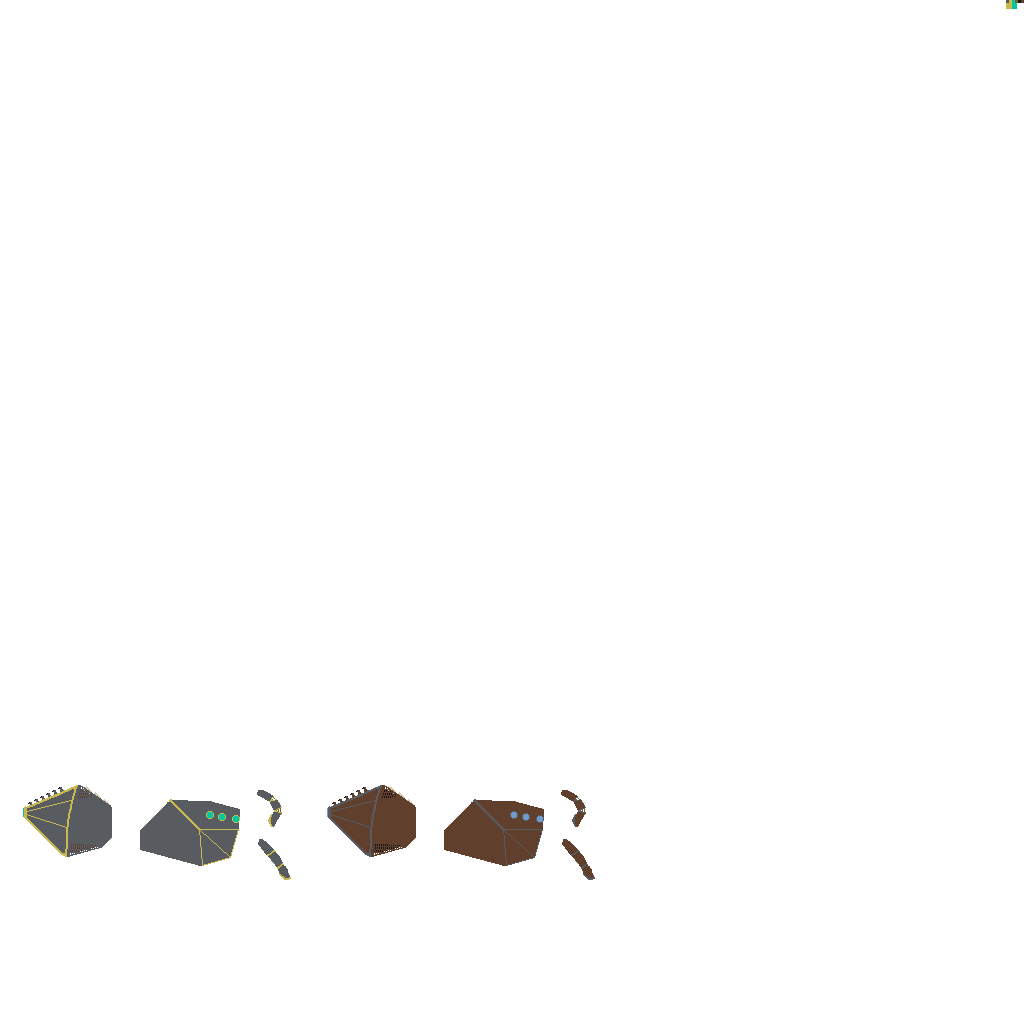
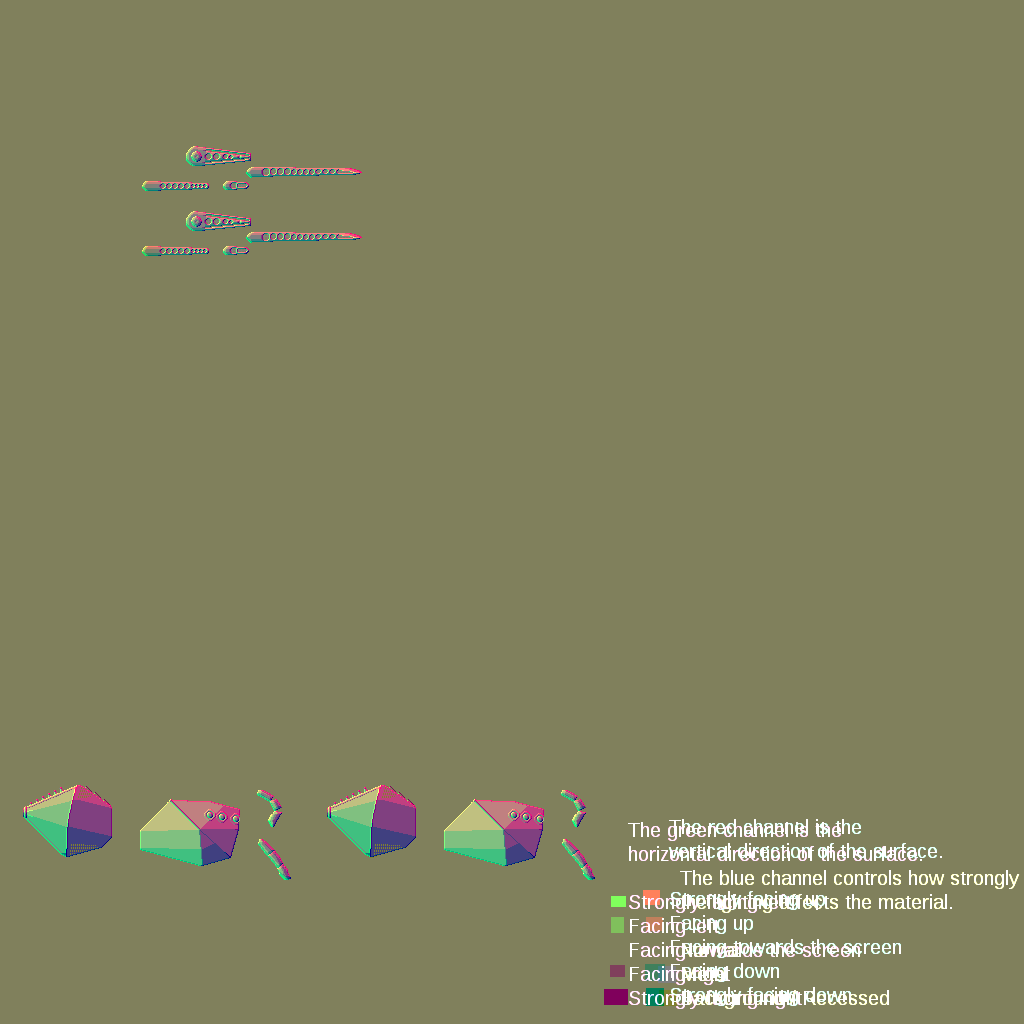
Layered file, before and after one edit (1024px x 1024px). Changes by layer:
showed group "wheels and legs" (8 layers) over <box>0,0,1024,1024</box>
painted on "Shiny" over <box>0,528,1024,1024</box>
painted on "Horizontal" over <box>0,528,1024,1024</box>
painted on "Vertical" over <box>0,528,1024,1024</box>
painted on "edit layer copy" over <box>142,211,362,256</box>
showed group "my_spritesheet_bump copy #1" (3 layers) over <box>0,0,1024,1024</box>
painted on "Shiny #1" over <box>0,0,1024,528</box>
painted on "Horizontal #1" over <box>0,0,1024,528</box>
painted on "Vertical #1" over <box>0,0,1024,528</box>
